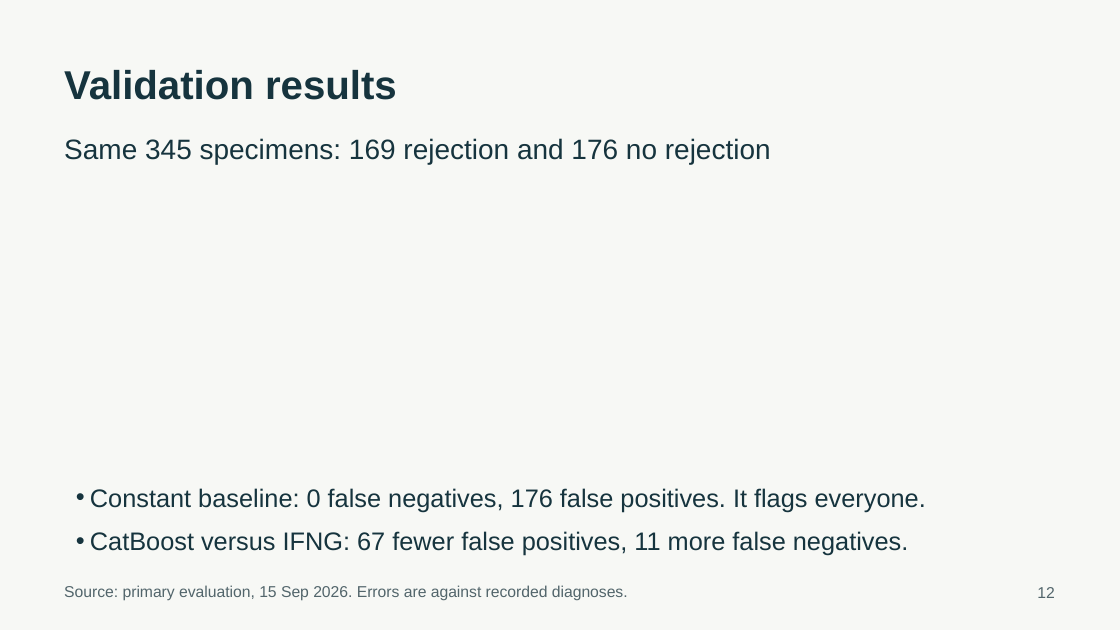
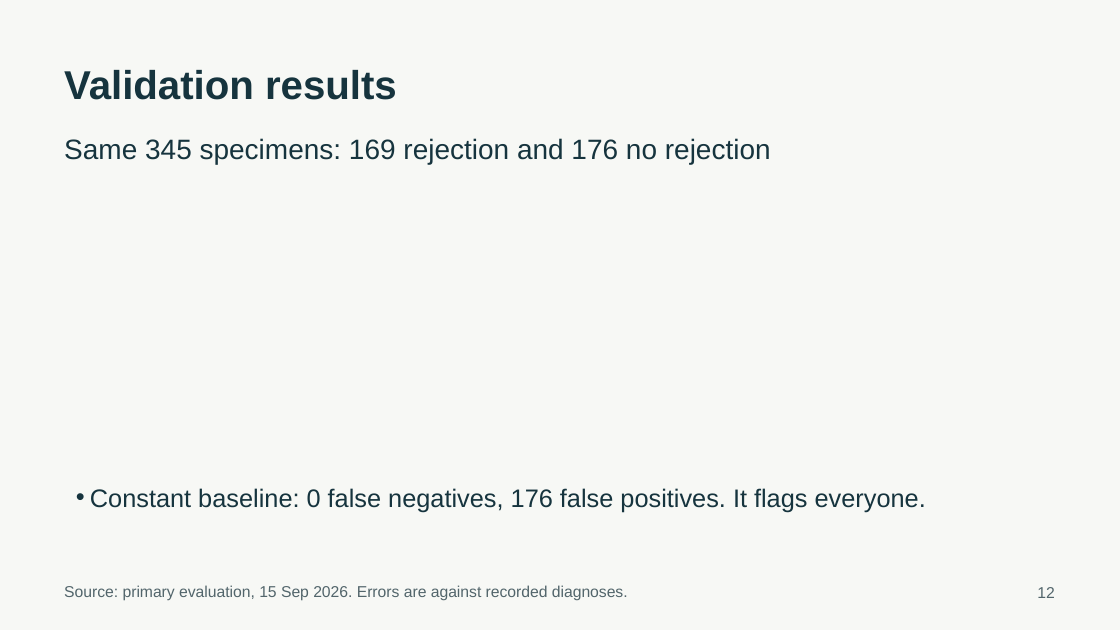
Before and after one commit to ca34525/Kidney-Biopsy-Rejection-Classifier, a slide deck: slide 12 of presentation/unos_kidney_biopsy.pptx. Drawn at 1120x630 pixels with LibreOffice and Linux fonts; fonts in the diff are those of the drawing. Boxes give left, top, right and bottom in pixels: in the first picture for what was removed or moved away, otherwise in the second. Text is boxed around its words. In the diff, an @@ line names an element or a change of style, - is before the commit and + after.

```diff
--- a/presentation/unos_kidney_biopsy.pptx
+++ b/presentation/unos_kidney_biopsy.pptx
@@ text at (90, 531, 908, 556): paragraph removed @@
-• CatBoost versus IFNG: 67 fewer false positives, 11 more false negatives.
```
Also in this commit, not shown: 6 other slides changed, 18 other files.
